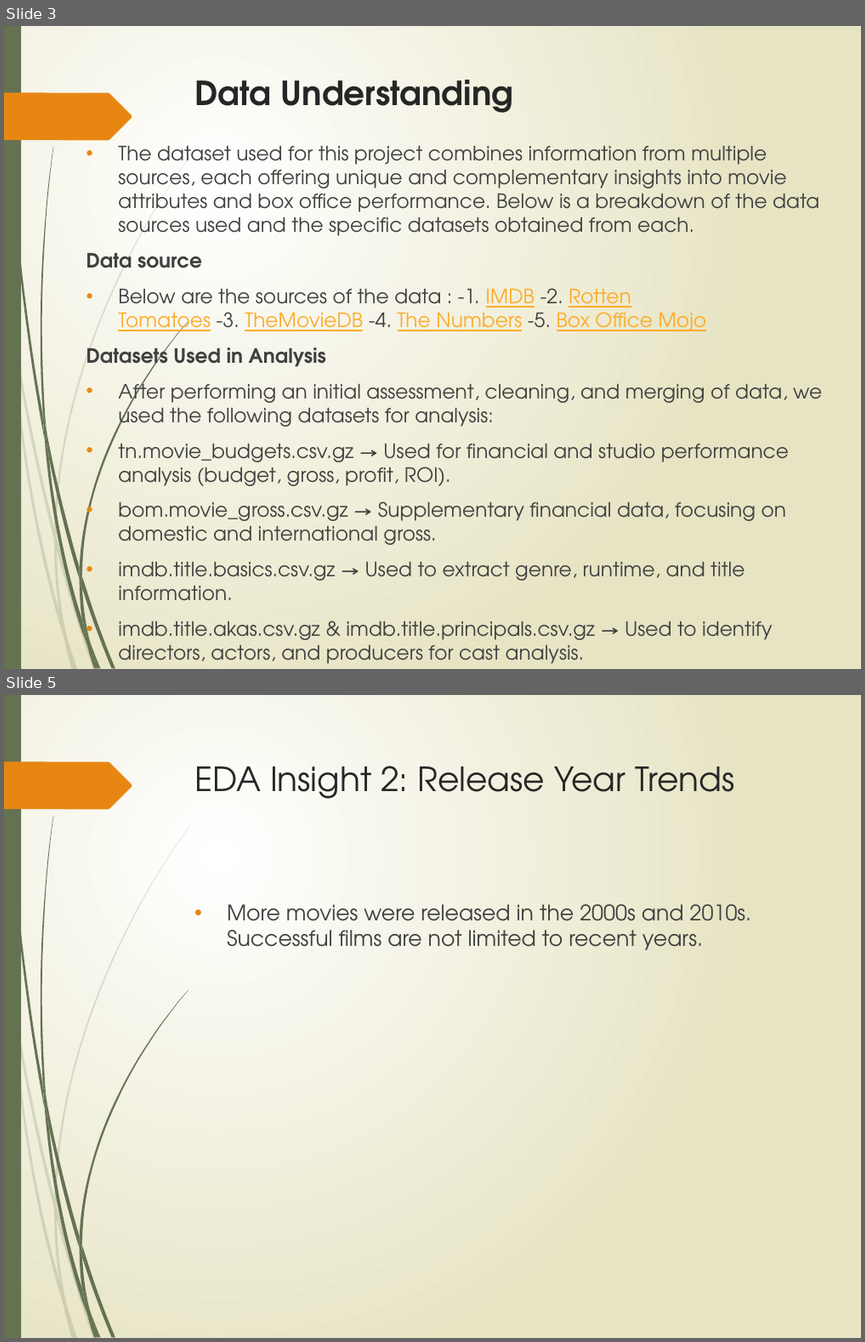
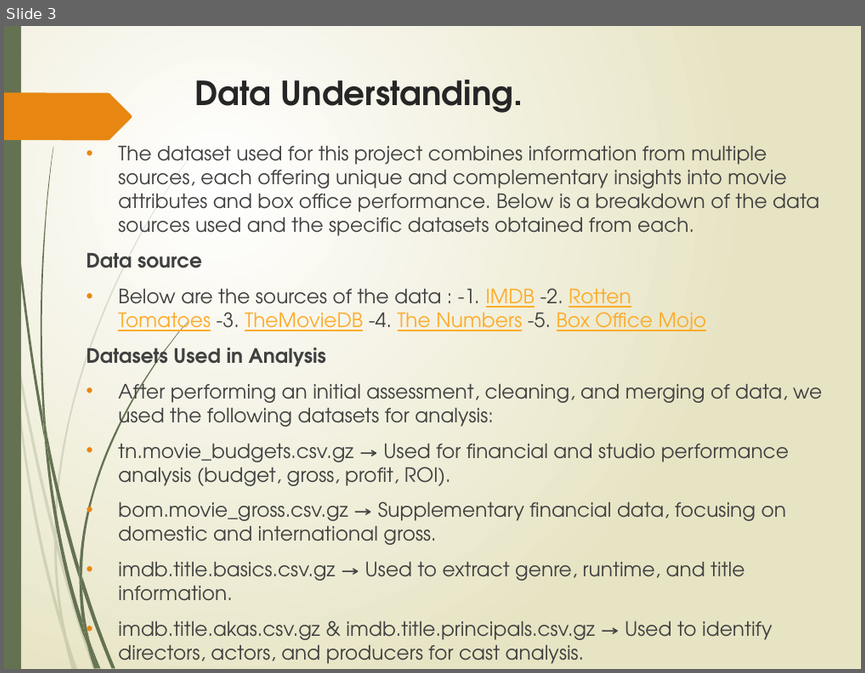
Before and after one commit to Hafsa-mohamed-Ad3n/Box-Office-Blueprint-Data-Driven-Insights-for-Microsoft-s-Movie-Studio-Launch, a slide deck: Movie_Analysis_Presentation latest copy.pptx. Shown one above the other, each under a label of ours: slides 3 and 5 before the commit, slide 3 after it; the slides between them are not shown. The pictures are 865x1342 and 865x673 pixels, drawn with LibreOffice and Linux fonts; fonts in the diff are those of the drawing. Boxes give left, top, right and bottom in pixels: in the first picture for what was removed or moved away, otherwise in the second. Text is boxed around its words. In the diff, an @@ line names an element or a change of style, - is before the commit and + after.

```diff
--- a/Movie_Analysis_Presentation latest copy.pptx
+++ b/Movie_Analysis_Presentation latest copy.pptx
@@ slide 5 removed at [4,695,861,1338], background gradient #FFFFFF to #E8E6C4; not listed: 24 template elements that a slide beside it also shows @@
@@ title removed at [194,766,734,799] @@
-EDA Insight 2: Release Year Trends
@@ text removed at [227,904,752,950] @@
-• More movies were released in the 2000s and 2010s. Successful films are not limited to recent years.
@@ slide 3 changed as well @@
@@ title at [194,80,522,113]: text changed @@
-Data Understanding
+Data Understanding.
```
Also in this commit, not shown: 7 other slides changed, 12 slides added, 1 other slide removed.
